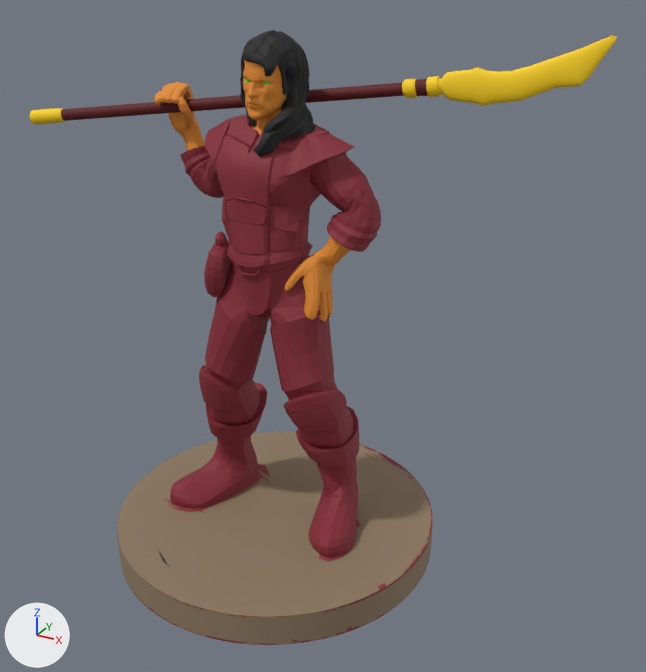
The FBX model Assets/Models/Jeremiah2.fbx: old version first, new version second.
Camera for both pictures: a 50 mm camera at (32.8, -51.6, 45.1) aimed at (3.6, 1.4, 18.6). Every picture has the same lights, and +X, +Y and +Z are marked at lower left. Where no turn or scale is listed for an object, it has been applied to the vertices. Vertices at the same position are counted once.

Names of what the first picture shows: 'Female Elven Glaive Fighter.001'.
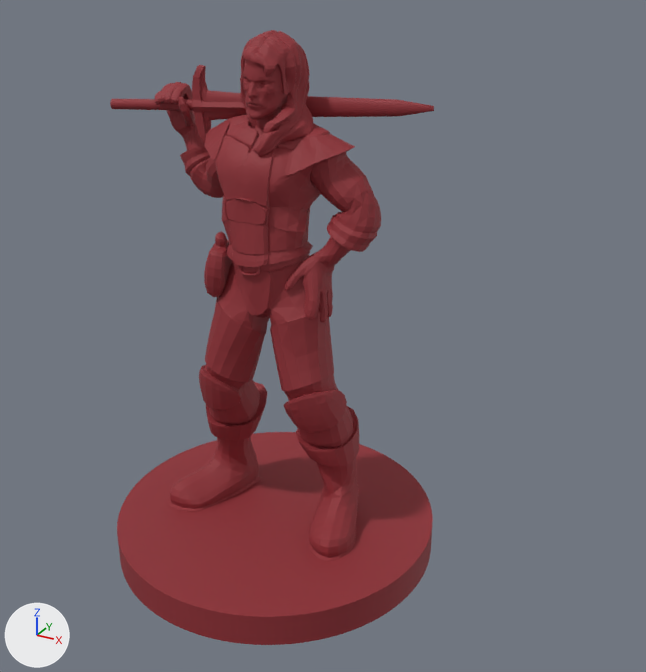
Where the newer file only moved an object's origin or applied its transform, the numbers keep the older frame.

The change in detail:
Material 'Material.001' (mat_material_001) is new.
Its base color is (0.274, 0.0247, 0.0328) (red #8f2c33).
Its roughness is 0.69.
me_female_elven_glaive_fighter_001 is used by ob_female_elven_glaive_fighter_001; location (-18.67, 24.6, 40.83).
me_female_elven_glaive_fighter_001 had 22507 vertices, 44985 faces and spanned x -2.9..39.3, y -37.2..-12.0, z -40.4..-1.0.
me_female_elven_glaive_fighter_001 no longer uses material mat_blade (yellow #ffd310).
me_female_elven_glaive_fighter_001 no longer uses material mat_haft (dark red #5d0e0f).
me_female_elven_glaive_fighter_001 no longer uses material mat_eyes (green #47e739).
me_female_elven_glaive_fighter_001 now has 20873 vertices, 41743 faces and spans x 4.0..31.3, y -37.2..-12.0, z -40.4..-1.0.
me_female_elven_glaive_fighter_001 part 1: the loose piece of 2134 vertices spanning x -2.9..39.3, y -25.2..-16.4, z -8.8..-1.0 is deleted.
me_female_elven_glaive_fighter_001 part 2: 2 vertices moved within x 15.8..18.8, y -26.0..-21.8, z -8.4..-7.0; 1 vertex removed from x 18.8, y -26.0, z -8.4; 451 vertices added at x 4.0..29.1, y -26.1..-20.6, z -9.5..-3.7.
me_female_elven_glaive_fighter_001 part 3: 33 vertices added at x 6.2..24.6, y -37.2..-19.8, z -40.4..-37.9.
me_female_elven_glaive_fighter_001 part 4: 20307 faces spanning x 6.0..31.3, y -37.2..-12.0, z -40.4..-1.0 switch from mat_main (red #862634) to mat_material_001 (red #8f2b33).
me_female_elven_glaive_fighter_001 part 5: 5413 faces spanning x 7.8..25.2, y -26.2..-20.7, z -20.3..-2.7 switch from mat_skin (orange #e48d2f) to mat_material_001 (red #8f2b33).
me_female_elven_glaive_fighter_001 part 6: 10069 faces spanning x 13.2..22.4, y -34.7..-21.3, z -37.9..-1.0 switch from mat_hair (black #161616) to mat_material_001 (red #8f2b33).
me_female_elven_glaive_fighter_001 part 7: 4610 faces spanning x 6.0..31.3, y -37.2..-12.0, z -40.4..-4.3 switch from mat_ground (brown #8d7960) to mat_material_001 (red #8f2b33).

Changed parts and their boxes (x1, y1, x2, y2) in the pictures (646 x 672 px):
'Female Elven Glaive Fighter.001', reshaped (45% narrower)
    before: (30, 30, 617, 645)
    after: (110, 30, 434, 645)
part 1 of me_female_elven_glaive_fighter_001, deleted
    before: (30, 36, 617, 125)
part 2 of me_female_elven_glaive_fighter_001, built on (red)
    after: (110, 65, 434, 155)
part 3 of me_female_elven_glaive_fighter_001, added
    after: (121, 550, 274, 643)
part 4 of me_female_elven_glaive_fighter_001, recoloured (brown to red)
    both: (117, 73, 433, 645)
part 5 of me_female_elven_glaive_fighter_001, recoloured (orange to red)
    both: (154, 60, 351, 322)
part 6 of me_female_elven_glaive_fighter_001, recoloured (black to red)
    both: (157, 30, 325, 566)
part 7 of me_female_elven_glaive_fighter_001, recoloured (brown to red)
    both: (117, 432, 432, 645)
